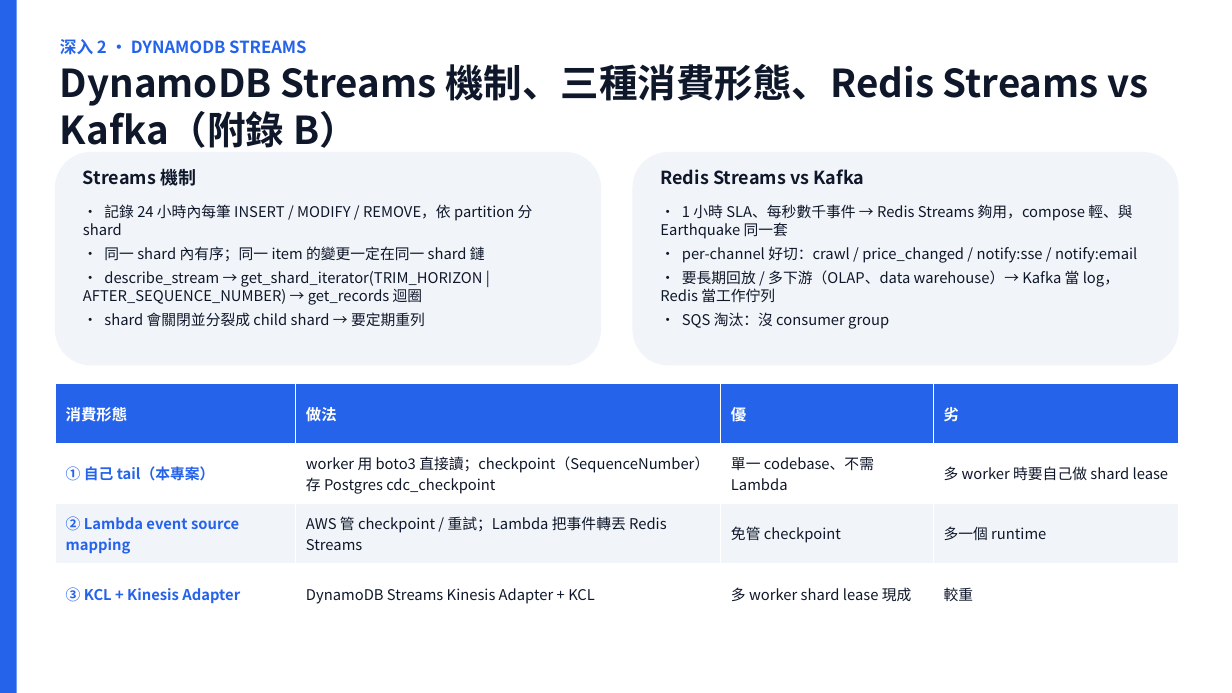
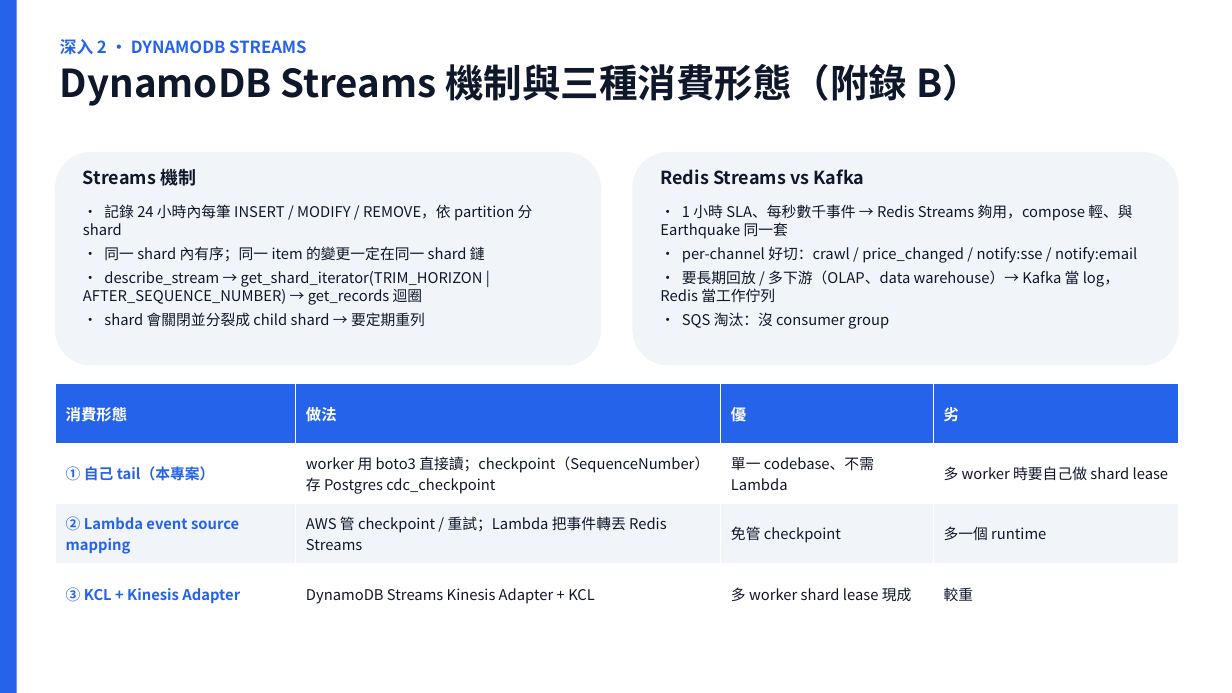
Before and after one commit to scolley31/system-design-demo, a slide deck: slide 13 of Amazon price tracking service/Amazon_Price_Tracking_Service.pptx. Drawn at 1232x693 pixels with LibreOffice and Linux fonts; fonts in the diff are those of the drawing. Boxes give left, top, right and bottom in pixels: in the first picture for what was removed or moved away, otherwise in the second. Text is boxed around its words. In the diff, an @@ line names an element or a change of style, - is before the commit and + after.

```diff
--- a/Amazon price tracking service/Amazon_Price_Tracking_Service.pptx
+++ b/Amazon price tracking service/Amazon_Price_Tracking_Service.pptx
@@ text at (x1=60, y1=64, x2=981, y2=106): text changed @@
-DynamoDB Streams 機制、三種消費形態、Redis Streams vs Kafka（附錄 B）
+DynamoDB Streams 機制與三種消費形態（附錄 B）
```
Also in this commit, not shown: 6 other slides changed, 1 other file.
